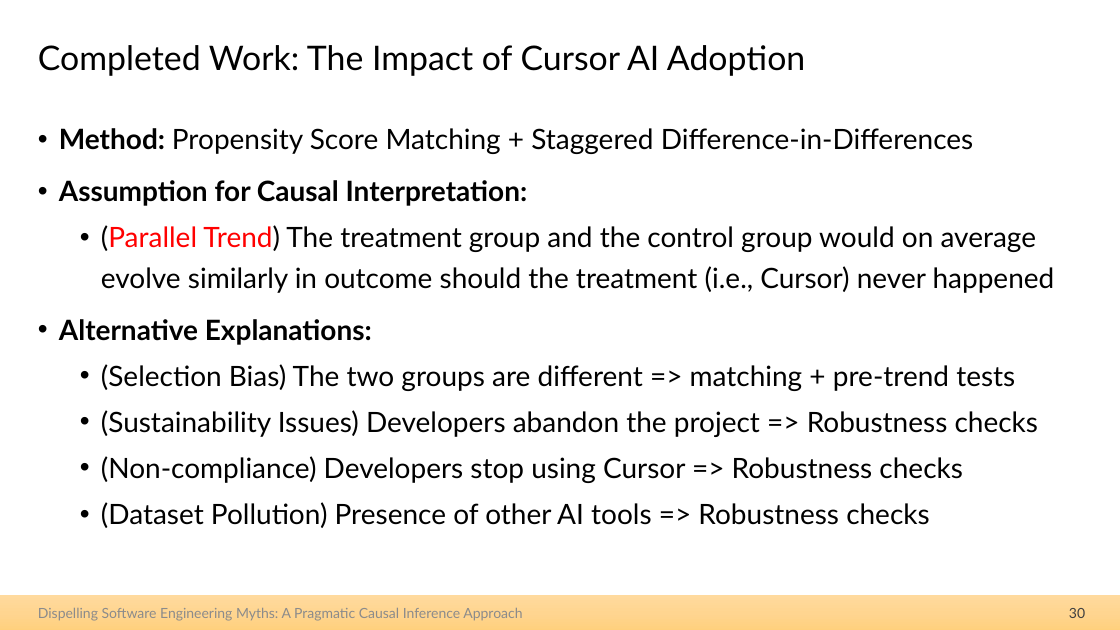
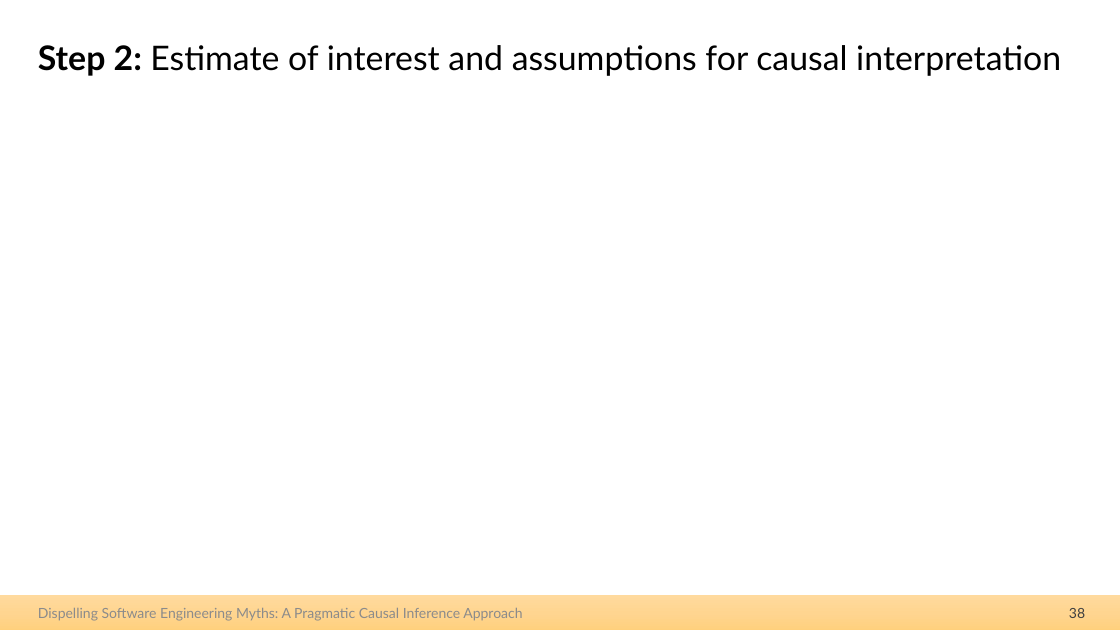
Before and after one commit to hehao98/Thesis, a slide deck: slide 38 of 2026.09.21-Thesis Defense.pptx (slide 30 before the commit). Drawn at 1120x630 pixels with LibreOffice and Linux fonts; fonts in the diff are those of the drawing; grey boxes stand for pictures. Boxes give left, top, right and bottom in pixels: in the first picture for what was removed or moved away, otherwise in the second. Text is boxed around its words. In the diff, an @@ line names an element or a change of style, - is before the commit and + after.

```diff
--- a/2026.09.21-Thesis Defense.pptx
+++ b/2026.09.21-Thesis Defense.pptx
@@ title at (x1=38, y1=45, x2=1061, y2=76): text changed @@
-Completed Work: The Impact of Cursor AI Adoption
+Step 2: Estimate of interest and assumptions for causal interpretation
@@ text removed at (x1=59, y1=128, x2=1055, y2=528) @@
-• Method: Propensity Score Matching + Staggered Difference-in-Differences
-• Assumption for Causal Interpretation:
-  • (Parallel Trend) The treatment group and the control group would on average evolve similarly in outcome should the treatment (i.e., Cursor) never happened
-• Alternative Explanations:
-  • (Selection Bias) The two groups are different => matching + pre-trend tests
-  • (Sustainability Issues) Developers abandon the project => Robustness checks
-  • (Non-compliance) Developers stop using Cursor => Robustness checks
-  • (Dataset Pollution) Presence of other AI tools => Robustness checks
@@ page number at (x1=1069, y1=608, x2=1085, y2=618): text changed @@
-30
+38
```
Also in this commit, not shown: 9 other slides changed, 15 slides added, 5 slides removed.
